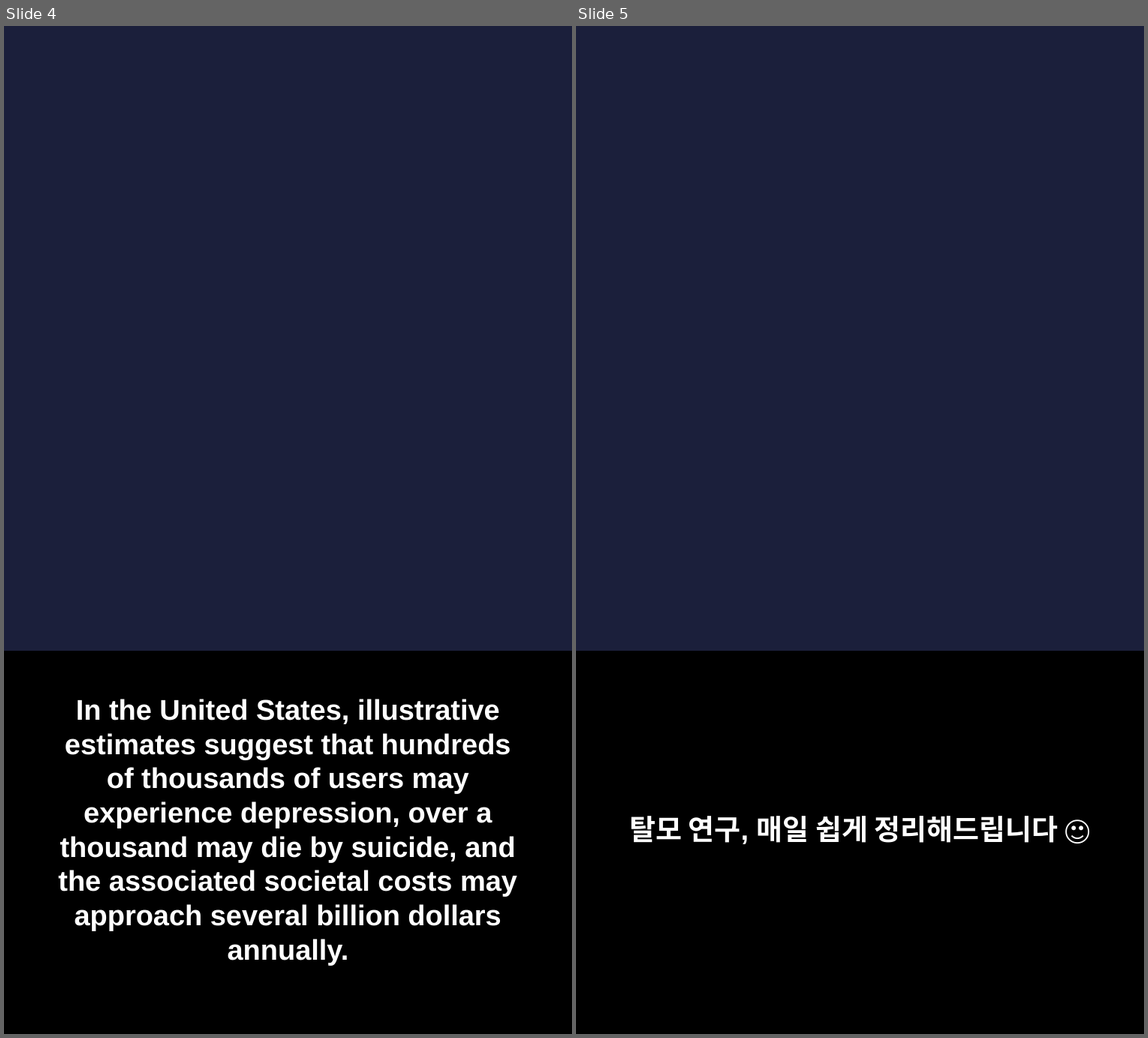
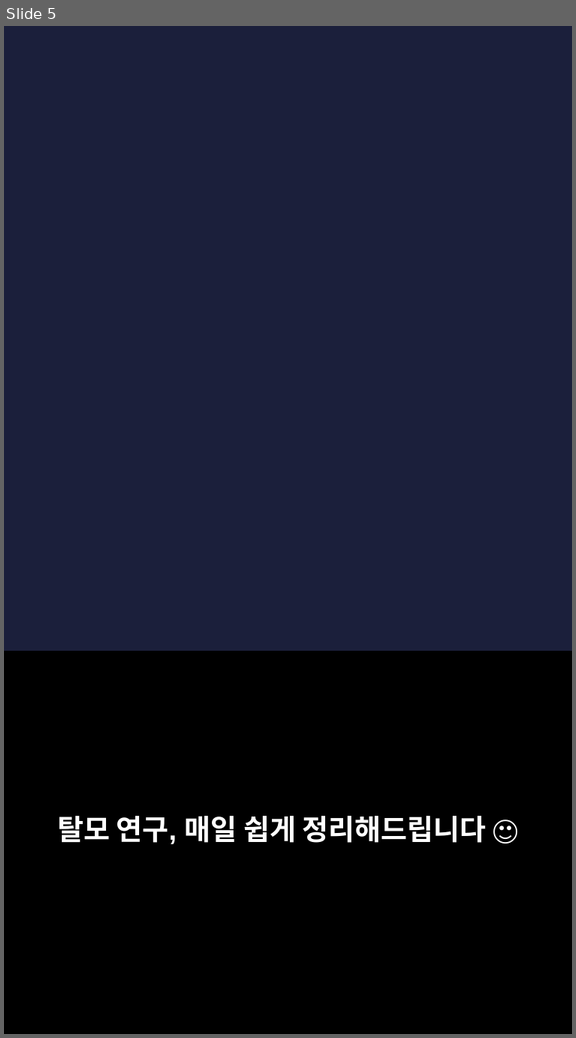
Before and after one commit to hyokang2010-BJ-ANTH/product-builder-test, a slide deck: pwa/data/latest/slides.pptx. Shown side by side, each under a label of ours: slides 4 and 5 before the commit, slide 5 after it. The pictures are 1148x1038 and 576x1038 pixels, drawn with LibreOffice and Linux fonts; fonts in the diff are those of the drawing; background and template pictures are left out. Boxes give left, top, right and bottom in pixels: in the first picture for what was removed or moved away, otherwise in the second. Text is boxed around its words. In the diff, an @@ line names an element or a change of style, - is before the commit and + after.

```diff
--- a/pwa/data/latest/slides.pptx
+++ b/pwa/data/latest/slides.pptx
@@ slide 4 removed at box(4, 26, 572, 1034), background picture (left out) @@
@@ rectangle removed at box(4, 652, 572, 1034) @@
@@ text removed at box(58, 699, 517, 965) @@
-In the United States, illustrative estimates suggest that hundreds of thousands of users may experience depression, over a thousand may die by suicide, and the associated societal costs may approach several billion dollars annually.
```
Also in this commit, not shown: 2 slides changed, 5 slides added, 3 other slides removed, 26 other files.
